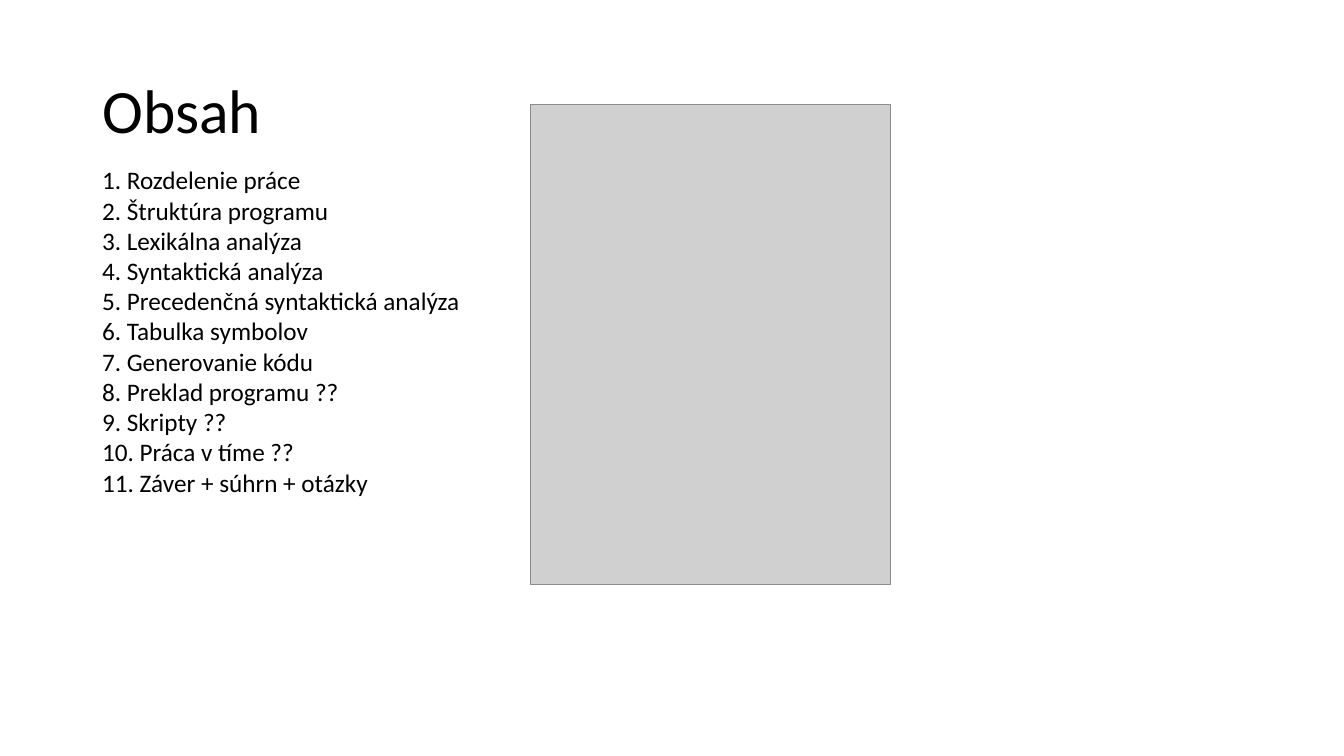
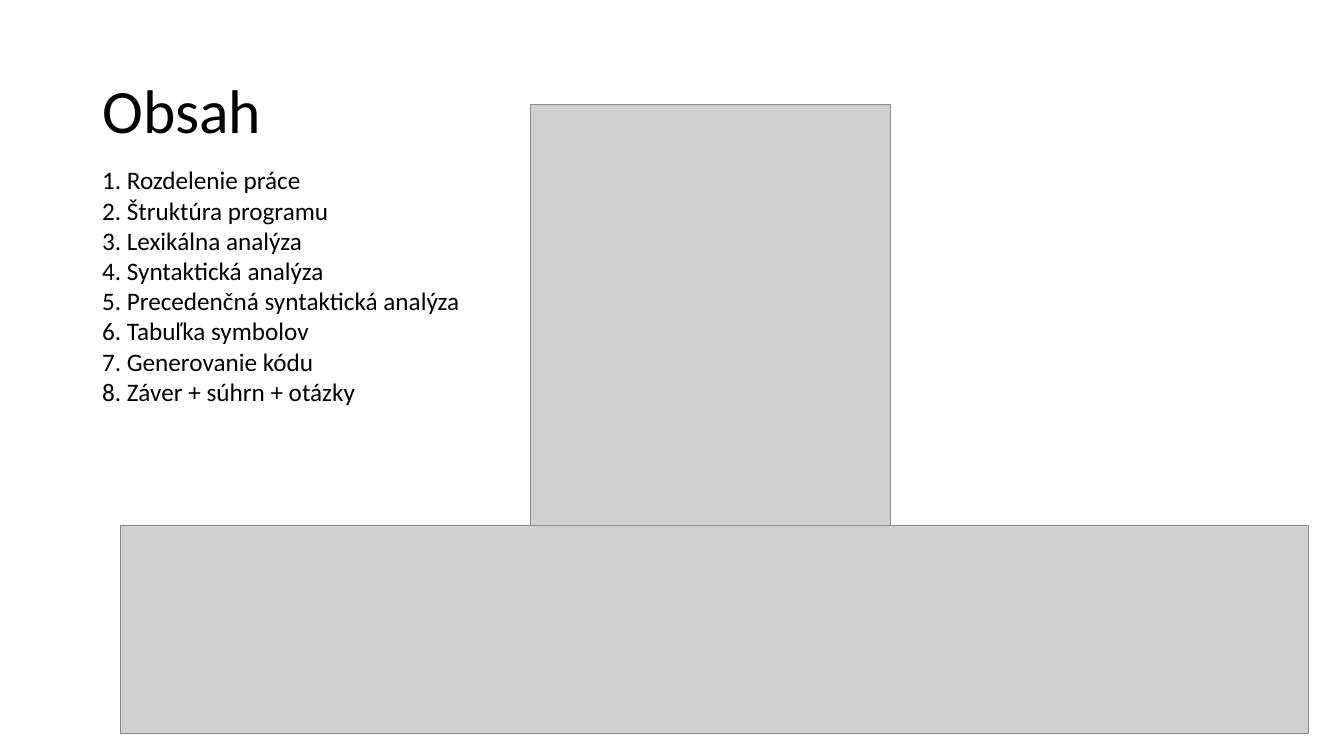
Before and after one commit to AndreiShchepa/BUT_COMPILER_2021, a slide deck: slide 2 of documentation/Presentation.pptx. Drawn at 1344x756 pixels with LibreOffice and Linux fonts; fonts in the diff are those of the drawing; grey boxes stand for pictures. Boxes give left, top, right and bottom in pixels: in the first picture for what was removed or moved away, otherwise in the second. Text is boxed around its words. In the diff, an @@ line names an element or a change of style, - is before the commit and + after.

```diff
--- a/documentation/Presentation.pptx
+++ b/documentation/Presentation.pptx
@@ text at bbox=[102, 322, 309, 344]: text changed @@
-6. Tabulka symbolov
+6. Tabuľka symbolov
@@ text at bbox=[102, 383, 355, 405]: text changed @@
-8. Preklad programu ??
-9. Skripty ??
-10. Práca v tíme ??
-11. Záver + súhrn + otázky
+8. Záver + súhrn + otázky
@@ picture added at bbox=[120, 525, 1309, 733] @@
```
Also in this commit, not shown: 3 other slides changed, 5 slides added.
